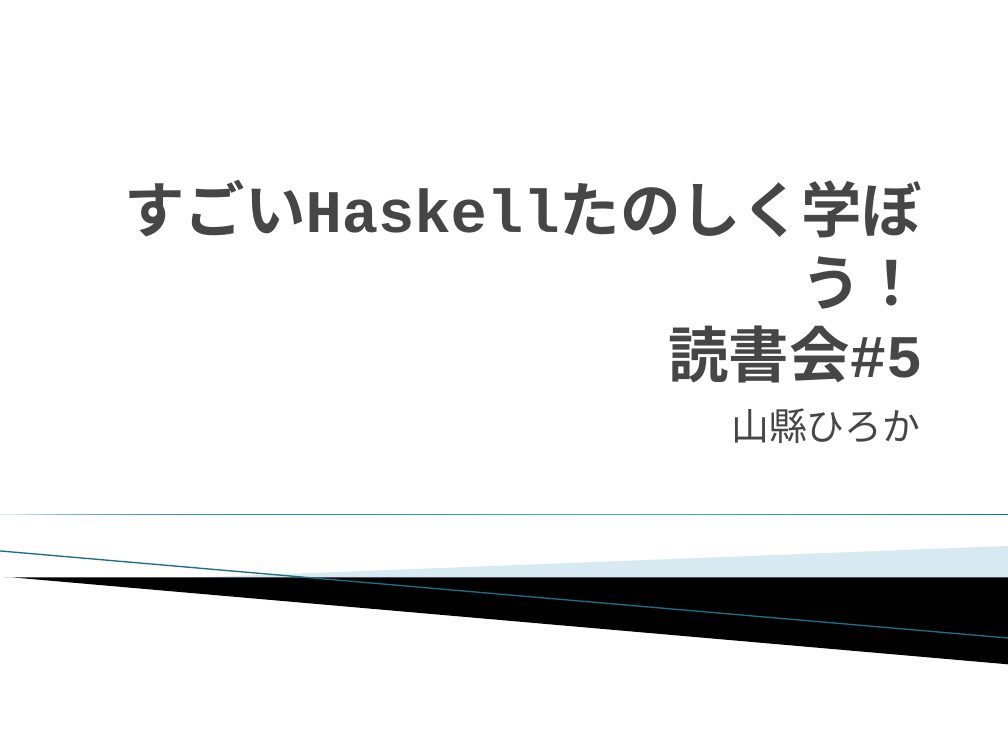
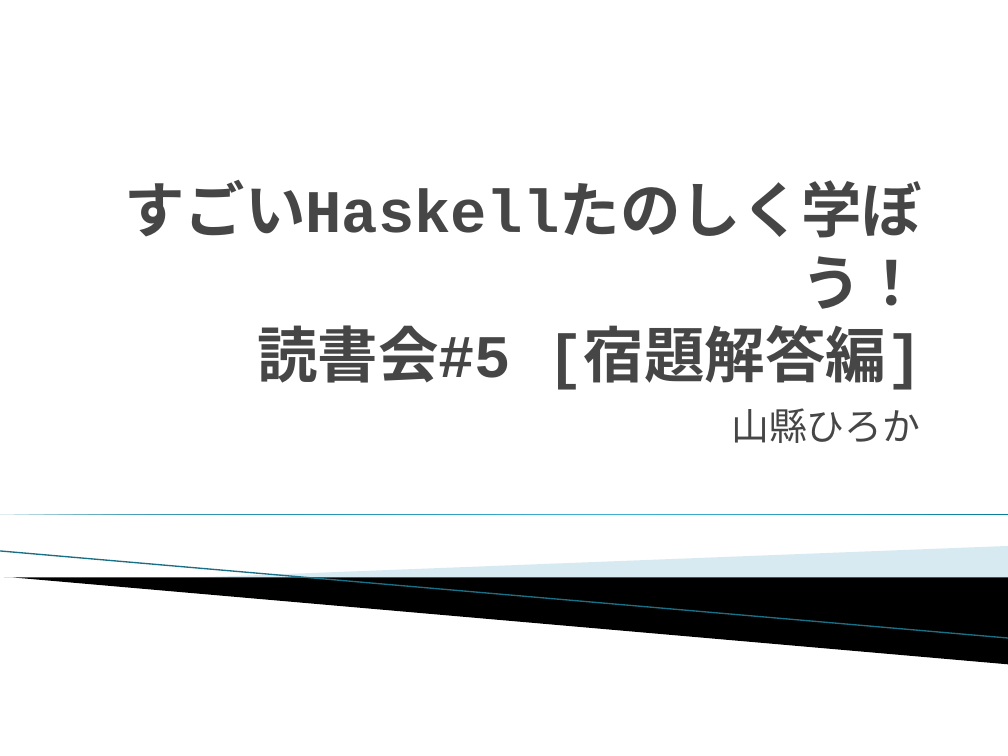
Before and after one commit to Hiroka0619/LYaHfGGreadingMIS, a slide deck: slide 1 of 201401/LYaHfGG5_hiroka.pptx. Drawn at 1008x756 pixels with LibreOffice and Linux fonts; fonts in the diff are those of the drawing; background and template pictures are left out. Boxes give left, top, right and bottom in pixels: in the first picture for what was removed or moved away, otherwise in the second. Text is boxed around its words. In the diff, an @@ line names an element or a change of style, - is before the commit and + after.

```diff
--- a/201401/LYaHfGG5_hiroka.pptx
+++ b/201401/LYaHfGG5_hiroka.pptx
@@ title at (124,180,922,390): text changed @@
-すごいHaskellたのしく学ぼう！
-読書会#5
+すごいHaskellたのしく学ぼう！
+読書会#5 [宿題解答編]
```
Also in this commit, not shown: 1 other slide changed, 8 slides removed, 1 other file.
